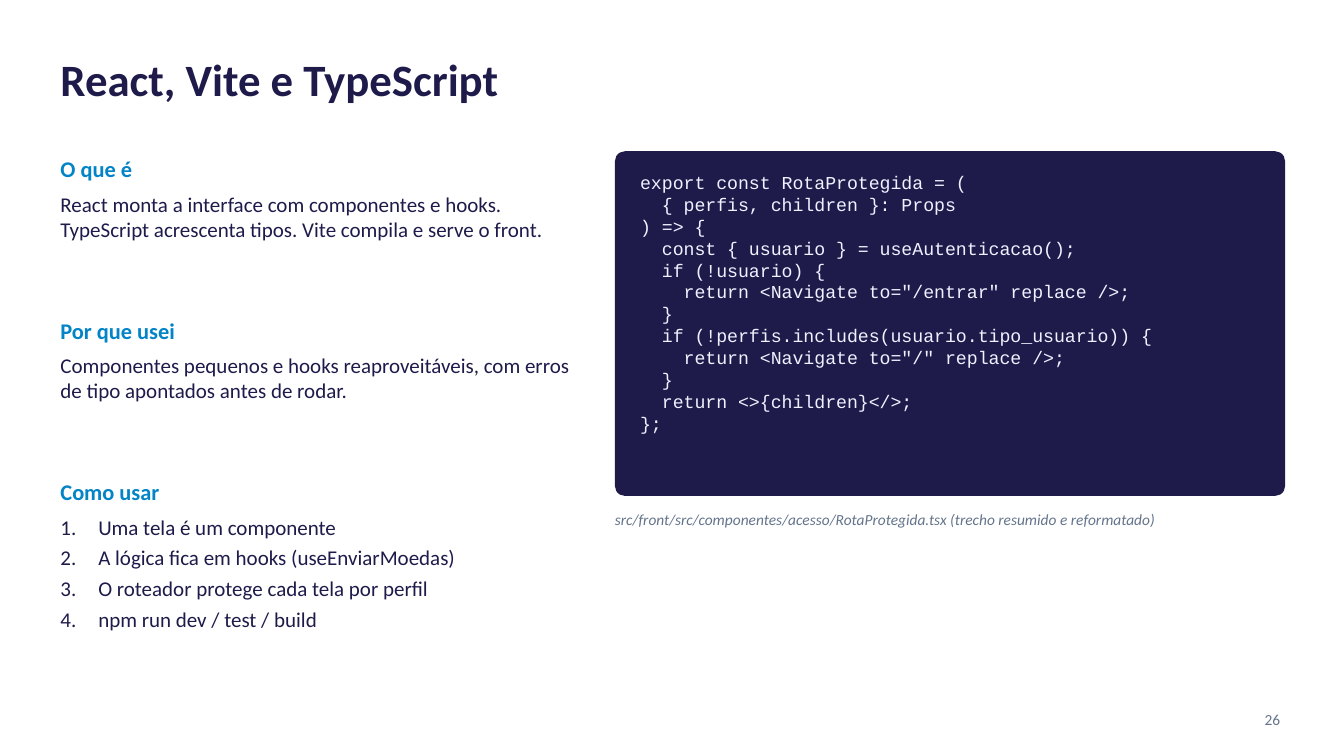
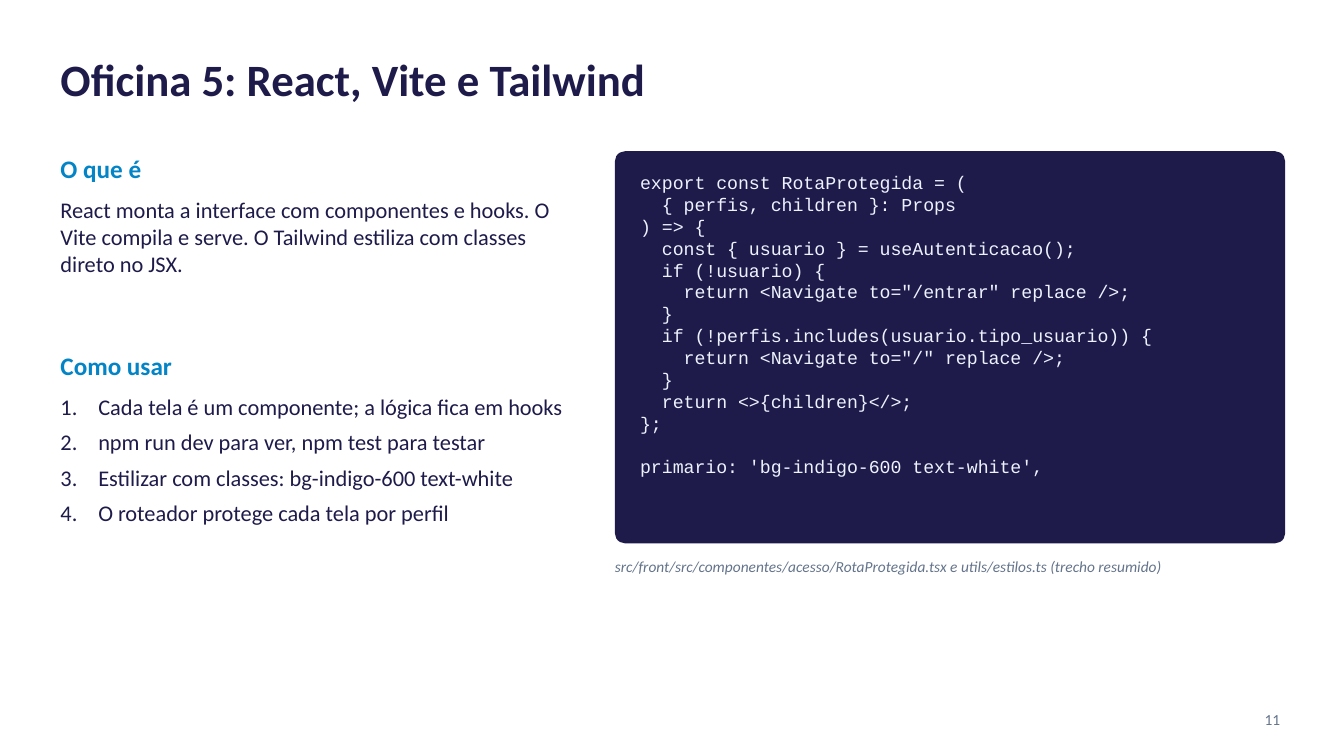
Before and after one commit to lucaslmchaves/sistema-moeda-estudantil, a slide deck: slide 11 of docs/apresentacao/Lab03S03-Apresentacao.pptx (slide 26 before the commit). Drawn at 1344x756 pixels with LibreOffice and Linux fonts; fonts in the diff are those of the drawing. Boxes give left, top, right and bottom in pixels: in the first picture for what was removed or moved away, otherwise in the second. Text is boxed around its words. In the diff, an @@ line names an element or a change of style, - is before the commit and + after.

```diff
--- a/docs/apresentacao/Lab03S03-Apresentacao.pptx
+++ b/docs/apresentacao/Lab03S03-Apresentacao.pptx
@@ title at (60, 64, 645, 102): text changed @@
-React, Vite e TypeScript
+Oficina 5: React, Vite e Tailwind
@@ text "O que é" at (60, 160, 142, 182): size 16 to 18 pt @@
@@ rounded rectangle: place and size @@
-rounded rectangle at (615, 151, 1286, 496)
+rounded rectangle at (615, 151, 1286, 543)
@@ rounded rectangle at (615, 151, 1286, 543): proportions changed @@
@@ text at (60, 202, 550, 272): text changed; size 15 to 16 pt @@
-React monta a interface com componentes e hooks. TypeScript acrescenta tipos. Vite compila e serve o front.
+React monta a interface com componentes e hooks. O Vite compila e serve. O Tailwind estiliza com classes direto no JSX.
@@ text removed at (60, 323, 175, 343) @@
-Por que usei
@@ text "Como usar" at (60, 358, 172, 376): size 16 to 18 pt @@
@@ text "Como usar": place and size @@
-text "Como usar" at (60, 485, 159, 500)
+text "Como usar" at (60, 358, 172, 376)
@@ text removed at (60, 358, 569, 402) @@
-Componentes pequenos e hooks reaproveitáveis, com erros de tipo apontados antes de rodar.
@@ text "Cada tela é um componente; ...": place and size @@
-text "Cada tela é um componente; ..." at (98, 520, 455, 631)
+text "Cada tela é um componente; ..." at (98, 399, 562, 525)
@@ text at (98, 399, 562, 490): text changed; size 15 to 16 pt @@
-1. Uma tela é um componente
-2. A lógica fica em hooks (useEnviarMoedas)
+1. Cada tela é um componente; a lógica fica em hooks
+2. npm run dev para ver, npm test para testar
+3. Estilizar com classes: bg-indigo-600 text-white
@@ text at (640, 461, 1043, 477): paragraph added @@
+primario: 'bg-indigo-600 text-white',
@@ text at (98, 505, 449, 525): size 15 to 16 pt in "O roteador protege cada tela por perfil"; more space between paragraphs @@
@@ text at (615, 561, 1161, 575): text changed @@
-src/front/src/componentes/acesso/RotaProtegida.tsx (trecho resumido e reformatado)
+src/front/src/componentes/acesso/RotaProtegida.tsx e utils/estilos.ts (trecho resumido)
@@ text at (98, 612, 317, 631): paragraph removed @@
-4. npm run dev / test / build
@@ page number at (1265, 715, 1281, 725): text changed @@
-26
+11
```
Also in this commit, not shown: 7 other slides changed, 3 slides added, 20 slides removed, 1 other file.
